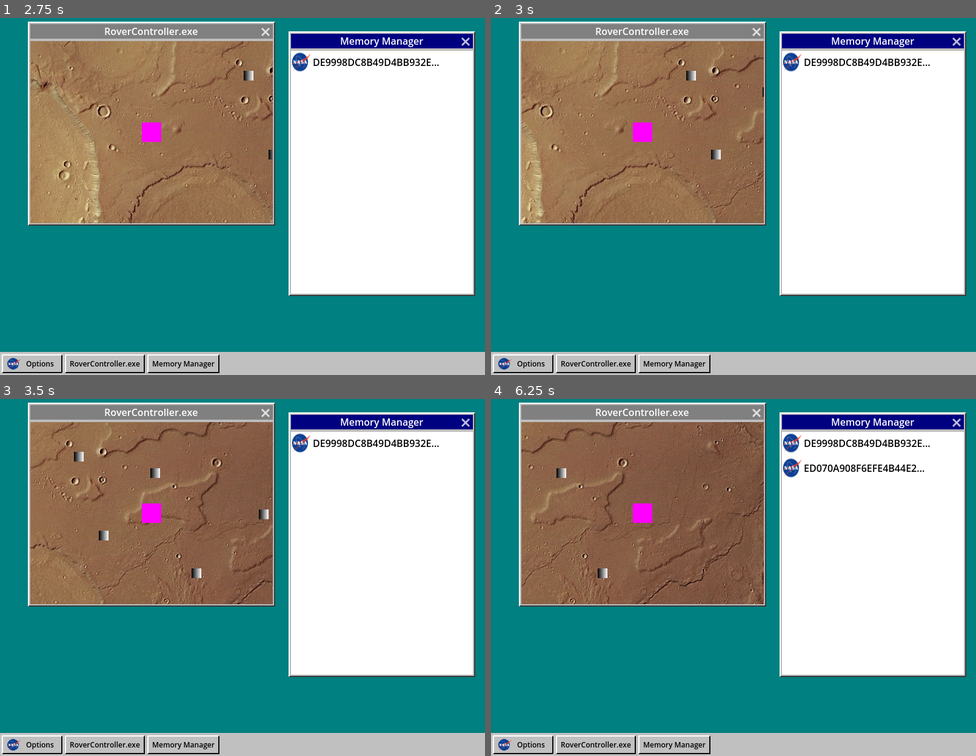
Above: before the commit, frames 1-4 (two rows, left to right).
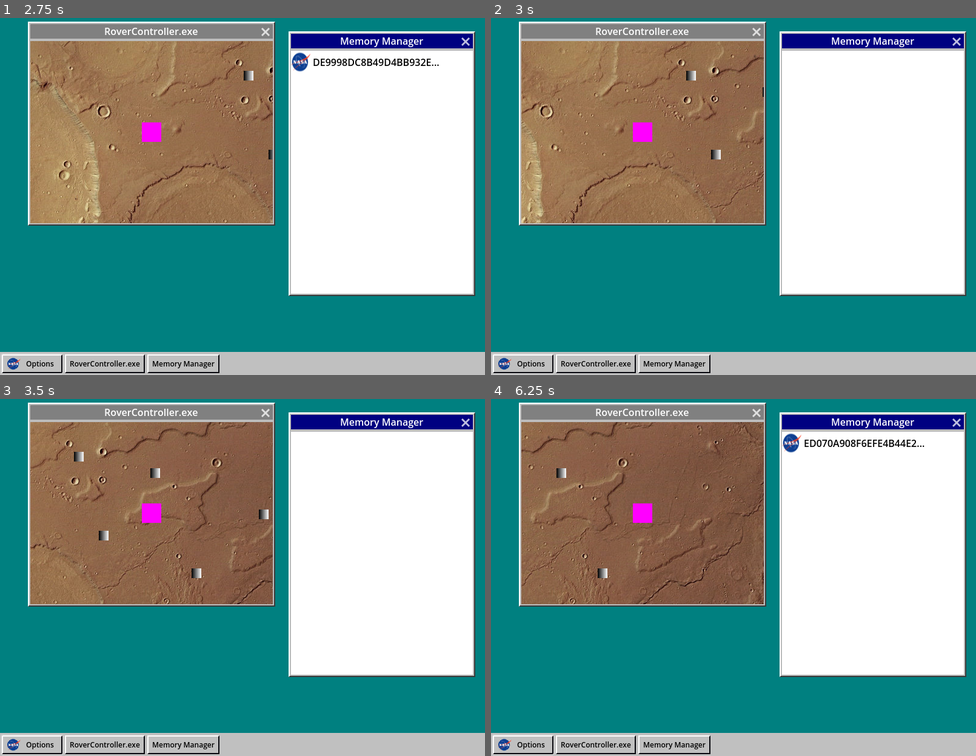
Above: after the commit, the same moments.

Repository: jerrutledge/Mars-Roverflow
Game: Godot game, scene res://scenes/Desktop.tscn
The game is run twice, just before and just after one commit, with the same random seed, the same clock (stepped at 60 frames per second) and the same inputs.
Inputs (mouse positions are in pixels of both pictures, inside the frame that each line leads up to):
- Up to frame 1 (2.75 s): click "RoverController.exe" at 0.5 s; click "Memory Manager" at 1.25 s; click "Options" at 2 s
- Up to frame 2 (3 s): move the mouse to (840, 175) at 2.77 s; hold D (rover_right) from 2.78 s (still down); hold Backspace (delete, bound only after the commit) from 2.78 s (still down); click (840, 175) at 2.92 s
- Up to frame 3 (3.5 s): keep holding D (rover_right); keep holding Backspace (delete, bound only after the commit)
- Up to frame 4 (6.25 s): move the mouse to (636, 591) at 3.52 s; release D (rover_right) at 3.53 s; release Backspace (delete, bound only after the commit) at 3.53 s; hold S (rover_down) 3.53-4.28 s; tap Backspace (delete, bound only after the commit) at 3.6, 5.1 s; move the mouse to (782, 495) at 4.27 s; hold D (rover_right) 4.28-5.03 s; hold Backspace (delete, bound only after the commit) 4.28-5.03 s; move the mouse to (709, 645) at 5.02 s; hold W (rover_up) 5.03-5.78 s; click (709, 645) at 5.17 s; move the mouse to (879, 627) at 5.77 s; hold A (rover_left) from 5.78 s (still down); hold Backspace (delete, bound only after the commit) from 5.78 s (still down)

Frame 1 is identical in both runs. In frame 2, 0.4% of the frame differs, in the area x 60-91%, y 9-16%; in frame 3, 0.4%; in frame 4, 0.8%, in the area x 60-91%, y 11-23%.

Commit message:
Implement deleting items with backspace/delete key

Diff:
--- a/project.godot
+++ b/project.godot
@@ -55,6 +55,12 @@
 "events": [Object(InputEventKey,"resource_local_to_scene":false,"resource_name":"","device":-1,"window_id":0,"alt_pressed":false,"shift_pressed":false,"ctrl_pressed":false,"meta_pressed":false,"pressed":false,"keycode":0,"physical_keycode":68,"key_label":0,"unicode":100,"echo":false,"script":null)
 ]
 }
+delete={
+"deadzone": 0.5,
+"events": [Object(InputEventKey,"resource_local_to_scene":false,"resource_name":"","device":-1,"window_id":0,"alt_pressed":false,"shift_pressed":false,"ctrl_pressed":false,"meta_pressed":false,"pressed":false,"keycode":0,"physical_keycode":4194308,"key_label":0,"unicode":0,"echo":false,"script":null)
+, Object(InputEventKey,"resource_local_to_scene":false,"resource_name":"","device":-1,"window_id":0,"alt_pressed":false,"shift_pressed":false,"ctrl_pressed":false,"meta_pressed":false,"pressed":false,"keycode":0,"physical_keycode":4194312,"key_label":0,"unicode":0,"echo":false,"script":null)
+]
+}
 
 [layer_names]
 
--- a/src/mem_item.gd
+++ b/src/mem_item.gd
@@ -1,4 +1,7 @@
 extends ReferenceRect
+signal deleted
+
+
 @onready var label = $HBoxContainer/Label
 
 var hex_chars = "0123456789ABCDEF"
@@ -28,7 +31,10 @@
 				Global._on_open_item(self)
 			else:
 				last_click_time = current_time
-
 		else:
 			selected = true
 			$SelectRect.visible = false
+	if Input.is_action_pressed('delete'):
+		if selected:
+			deleted.emit()
+			queue_free()
